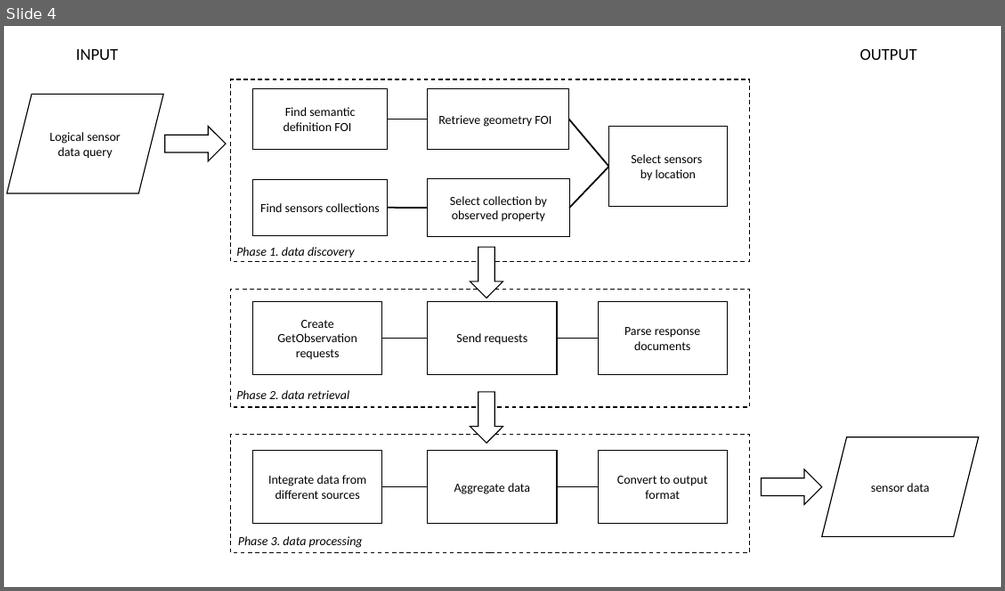
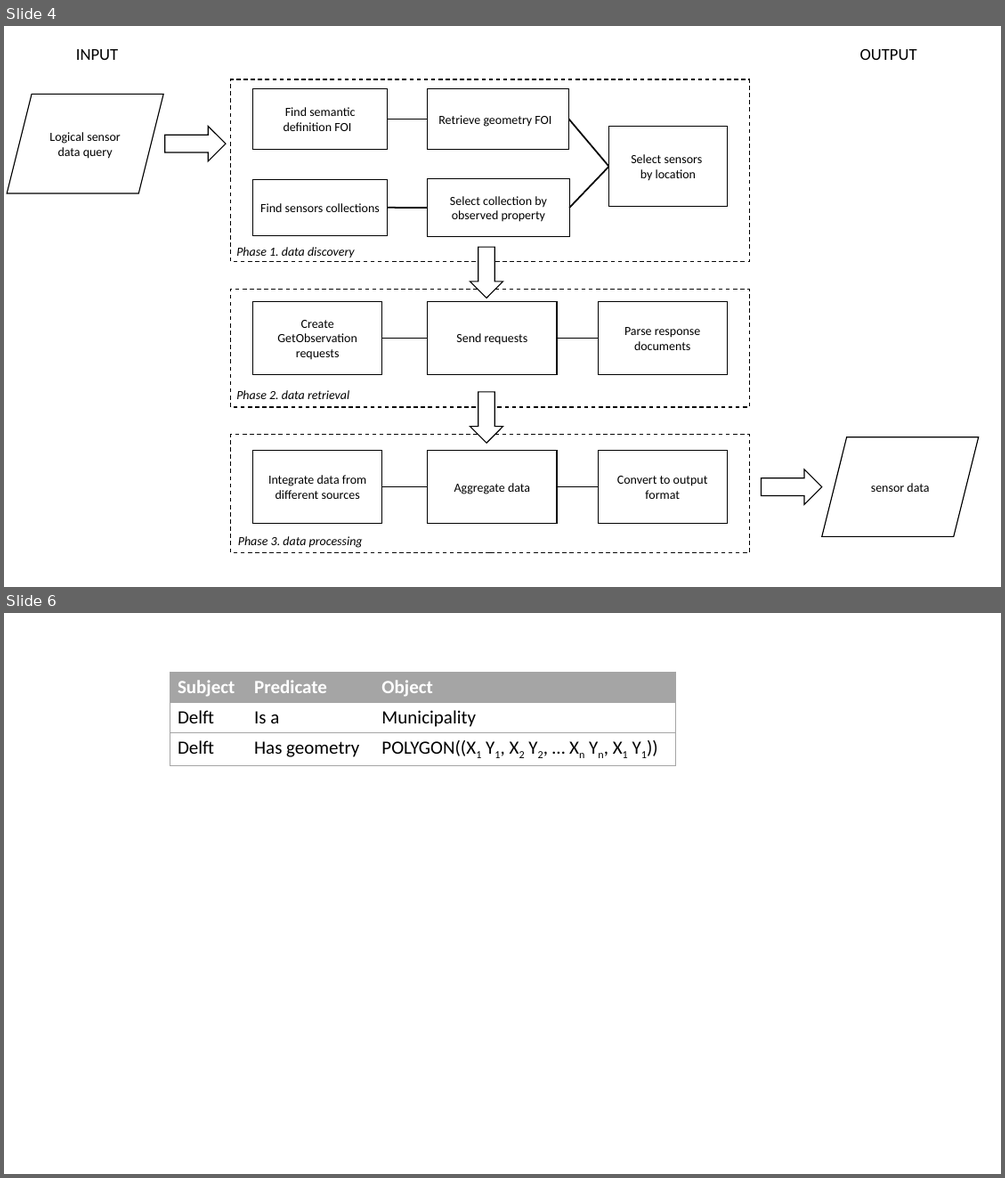
Before and after one commit to ivodeliefde/masterThesis, a slide deck: Reports/UML/diagram.pptx. Shown one above the other, each under a label of ours: slide 4 before the commit, slides 4 and 6 after it; the slides between them are not shown. The pictures are 1005x591 and 1005x1178 pixels, drawn with LibreOffice and Linux fonts; fonts in the diff are those of the drawing. Boxes give left, top, right and bottom in pixels: in the first picture for what was removed or moved away, otherwise in the second. Text is boxed around its words. In the diff, an @@ line names an element or a change of style, - is before the commit and + after.

```diff
--- a/Reports/UML/diagram.pptx
+++ b/Reports/UML/diagram.pptx
@@ slide 6 added at (4,613,1001,1174), background #FFFFFF @@
@@ table added at (170,672,676,763), 3 rows, 3 columns @@
+Subject | Predicate | Object
+Delft | Is a | Municipality
+Delft | Has geometry | POLYGON((X1 Y1, X2 Y2, … Xn Yn, X1 Y1))
```
Also in this commit, not shown: 1 slide changed, 11 other files.
